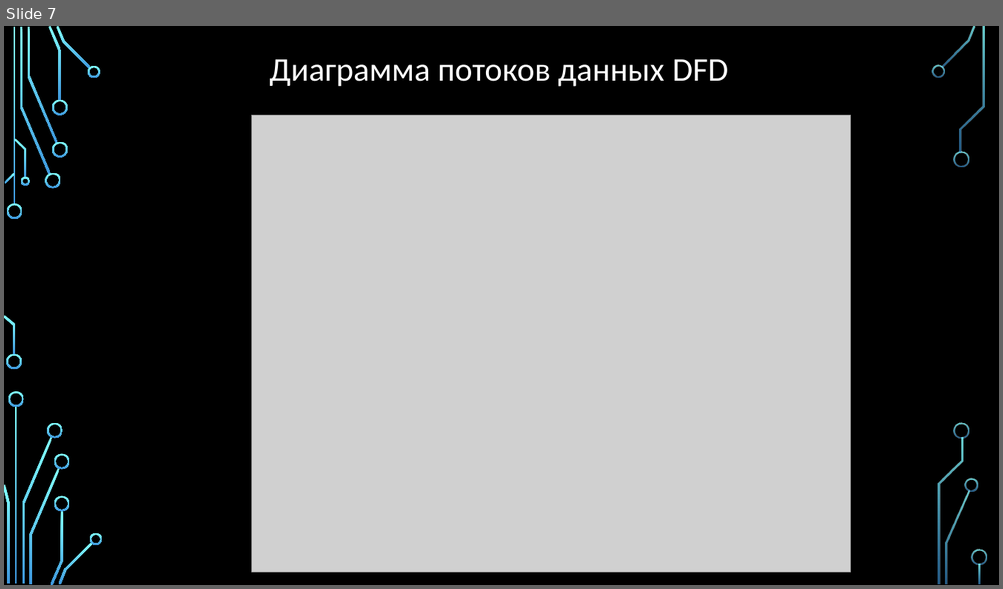
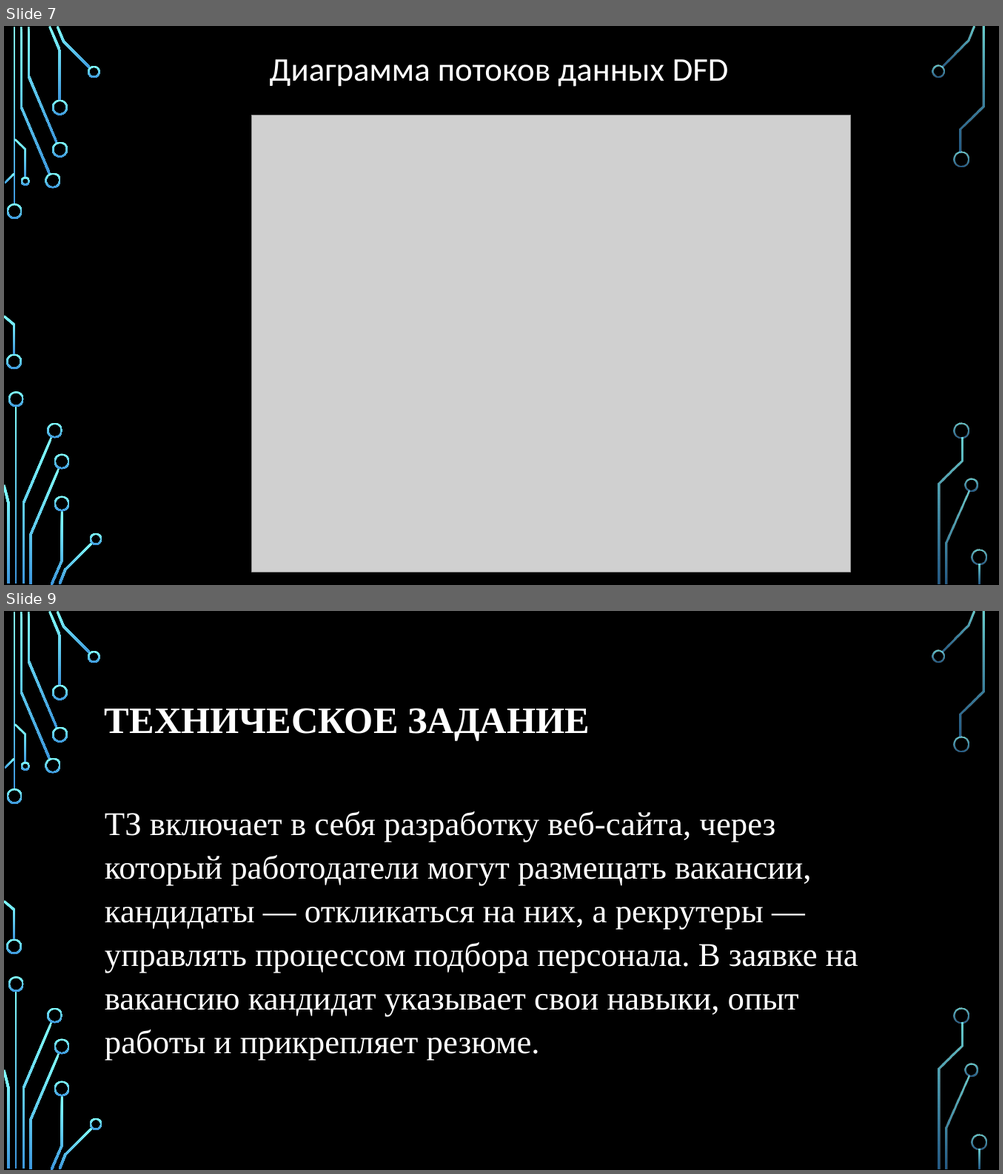
Before and after one commit to Regdal-cyber/Coursework, a slide deck: Курсовой проект.pptx. Shown one above the other, each under a label of ours: slide 7 before the commit, slides 7 and 9 after it; the slides between them are not shown. The pictures are 1003x589 and 1003x1174 pixels, drawn with LibreOffice and Linux fonts; fonts in the diff are those of the drawing; grey boxes stand for pictures; background and template pictures are left out. Boxes give left, top, right and bottom in pixels: in the first picture for what was removed or moved away, otherwise in the second. Text is boxed around its words. In the diff, an @@ line names an element or a change of style, - is before the commit and + after.

```diff
--- a/Курсовой проект.pptx
+++ b/Курсовой проект.pptx
@@ slide 9 added at bbox=[4, 611, 999, 1170], background picture (left out); not listed: 36 template elements that a slide beside it also shows @@
@@ title added at bbox=[105, 708, 589, 741], 36 pt, text #FFFFFF, bold @@
+ТЕХНИЧЕСКОЕ ЗАДАНИЕ
@@ text added at bbox=[105, 812, 858, 1061], 32 pt, text #FFFFFF @@
+ТЗ включает в себя разработку веб-сайта, через который работодатели могут размещать вакансии, кандидаты — откликаться на них, а рекрутеры — управлять процессом подбора персонала. В заявке на вакансию кандидат указывает свои навыки, опыт работы и прикрепляет резюме.
```
Also in this commit, not shown: 16 slides changed, 1 other slide added, 1 slide removed.
